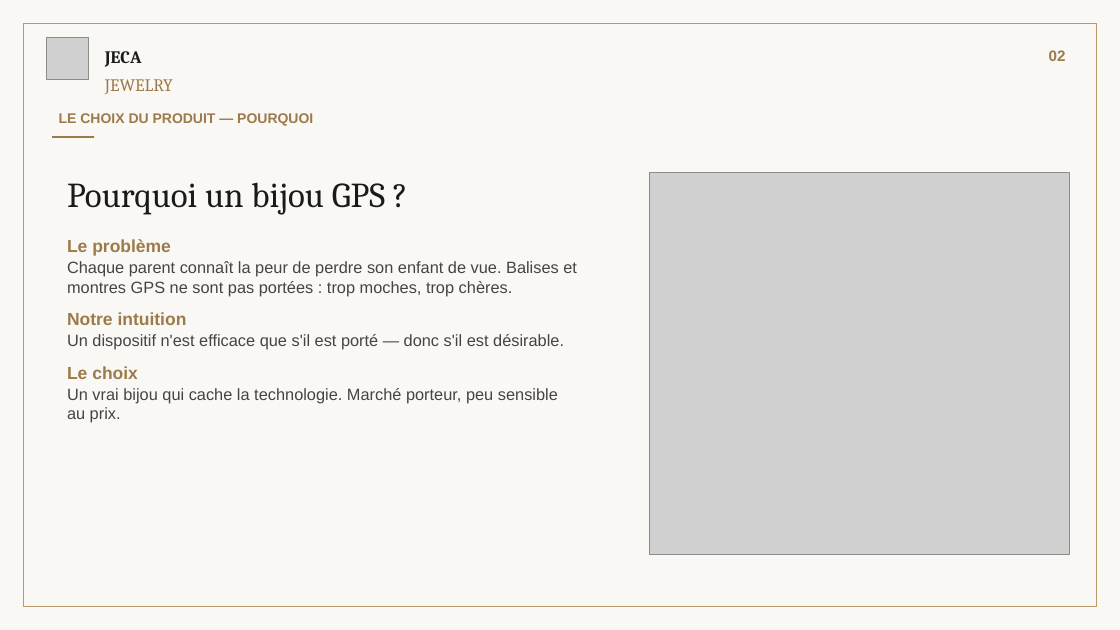
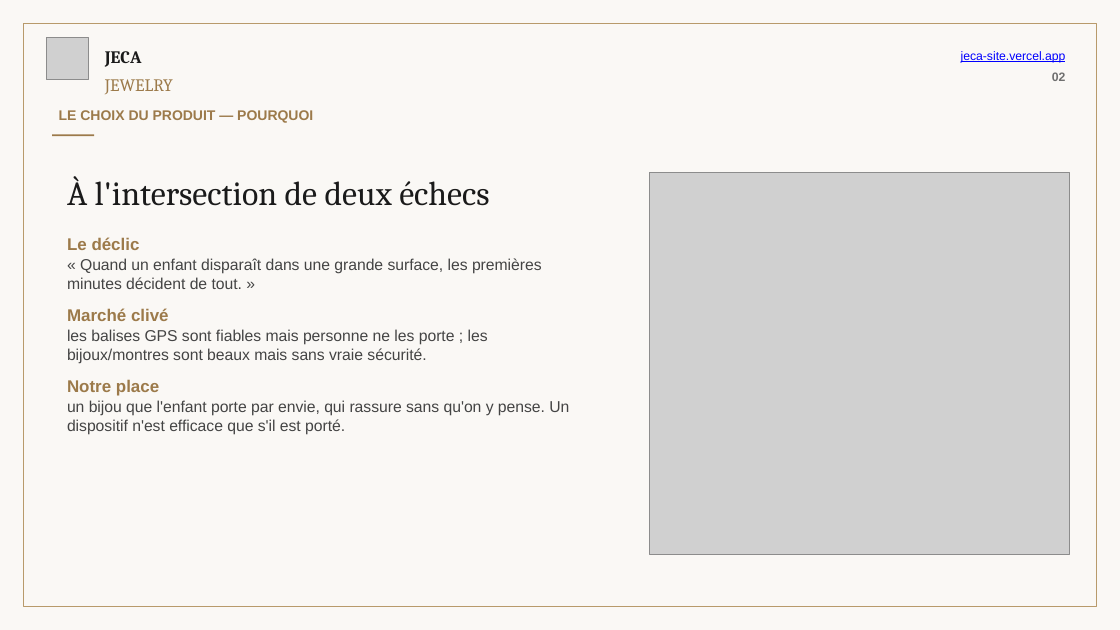
Before and after one commit to emirsqalli23-cpu/jeca-jewelry, a slide deck: slide 2 of JECA_Soutenance_Site.pptx. Drawn at 1120x630 pixels with LibreOffice and Linux fonts; fonts in the diff are those of the drawing; grey boxes stand for pictures. Boxes give left, top, right and bottom in pixels: in the first picture for what was removed or moved away, otherwise in the second. Text is boxed around its words. In the diff, an @@ line names an element or a change of style, - is before the commit and + after.

```diff
--- a/JECA_Soutenance_Site.pptx
+++ b/JECA_Soutenance_Site.pptx
@@ text "jeca-site.vercel.app": place and size @@
-text "jeca-site.vercel.app" at [1049, 50, 1066, 61]
+text "jeca-site.vercel.app" at [961, 51, 1066, 81]
@@ text at [961, 51, 1066, 63]: paragraph added @@
+jeca-site.vercel.app
@@ text at [1052, 72, 1066, 81]: size 13 to 10.5 pt, text colour #9C7A4A to #6F6F6F in "02" @@
@@ text at [67, 176, 569, 435]: text changed; size 14 to 13.5 pt @@
-Pourquoi un bijou GPS ?
-Le problème
-Chaque parent connaît la peur de perdre son enfant de vue. Balises et montres GPS ne sont pas portées : trop moches, trop chères.
-Notre intuition
-Un dispositif n'est efficace que s'il est porté — donc s'il est désirable.
-Le choix
-Un vrai bijou qui cache la technologie. Marché porteur, peu sensible au prix.
+À l'intersection de deux échecs
+Le déclic
+« Quand un enfant disparaît dans une grande surface, les premières minutes décident de tout. »
+Marché clivé
+les balises GPS sont fiables mais personne ne les porte ; les bijoux/montres sont beaux mais sans vraie sécurité.
+Notre place
+un bijou que l'enfant porte par envie, qui rassure sans qu'on y pense. Un dispositif n'est efficace que s'il est porté.
```
Also in this commit, not shown: 8 other slides changed, 2 slides added.
